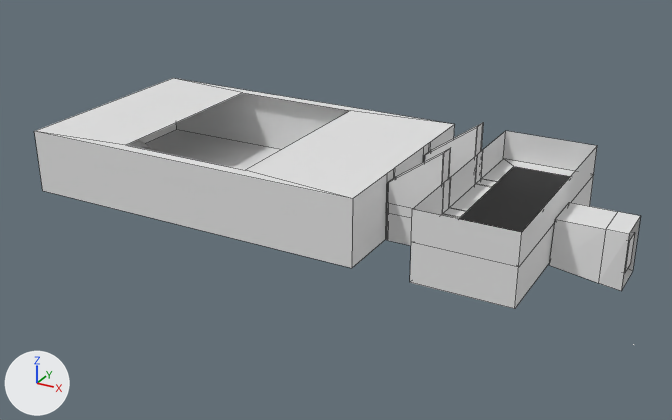
An edit to the Blender file blender/Room5555.blend, drawn before and after from the same camera.
Camera for both pictures: a camera (50 mm lens) standing at (9.7, -65.4, 38.5) and looking at (-32.0, 10.3, 0.7). Every picture has the same lights, and +X, +Y and +Z are marked at lower left. The older version comes first. Mesh edges are drawn as thin lines on the coarser meshes.

Before the edit, the objects in view are built like this:
```python
me_mesh_003 = bpy.data.meshes.new('Mesh.003')
me_mesh_003.from_pydata(...)  # 24 vertices, 13 faces; spans x -25.8..-16.2, y -11.8..11.6, z 3.9
# faces by material slot: [12, 1]
me_mesh_003.materials.append(mat_material_003)  # white #e7e7e7
me_mesh_003.materials.append(mat_material)  # black #000000
me_mesh_017 = bpy.data.meshes.new('Mesh.017')
me_mesh_017.from_pydata(...)  # 188 vertices, 112 faces; spans x -69.3..-9.6, y -11.8..11.6, z -1.2..9.8
# faces by material slot: [110, 1, 1]
me_mesh_017.materials.append(mat_material_003)  # white #e7e7e7
me_mesh_017.materials.append(mat_floor)  # white #e7e7e7
me_mesh_017.materials.append(mat_portalface)  # white #e7e7e7
ob_ceiling = bpy.data.objects.new('Ceiling', me_mesh_003)
ob_ceiling.location = (6.32, 12.74, 0.0)
ob_room = bpy.data.objects.new('Room', me_mesh_017)
ob_room.location = (6.32, 12.74, 0.0)
```
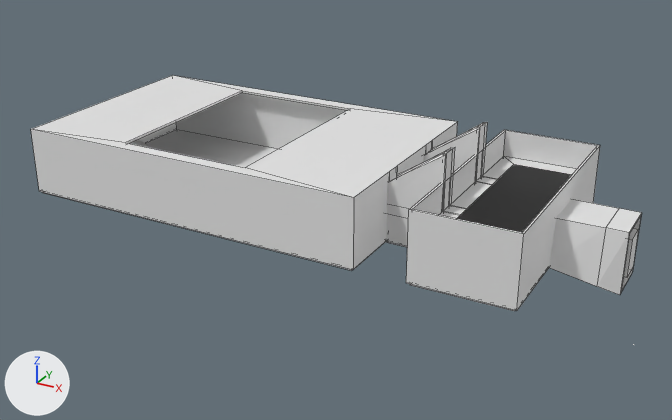
Commit message: Give the 5555 room shell thickness so sunlight doesn't leak through the seams

Where the change shows, as pixel boxes (x1, y1, x2, y2) in the pictures (672 x 420 px):
'Room', modifiers changed: before (34, 78, 640, 309); after (31, 75, 642, 311)
'Ceiling', modifiers changed: before (442, 159, 575, 232); after (439, 156, 576, 232)

The edits, one by one:
Object 'Room' (ob_room) gains a SOLIDIFY modifier named 'Shell'.
Modifier setting: thickness = 0.25.
Modifier setting: use_even_offset = True.
Object 'Ceiling' (ob_ceiling) gains a SOLIDIFY modifier named 'Shell'.
Modifier setting: thickness = 0.25.
Modifier setting: use_even_offset = True.
